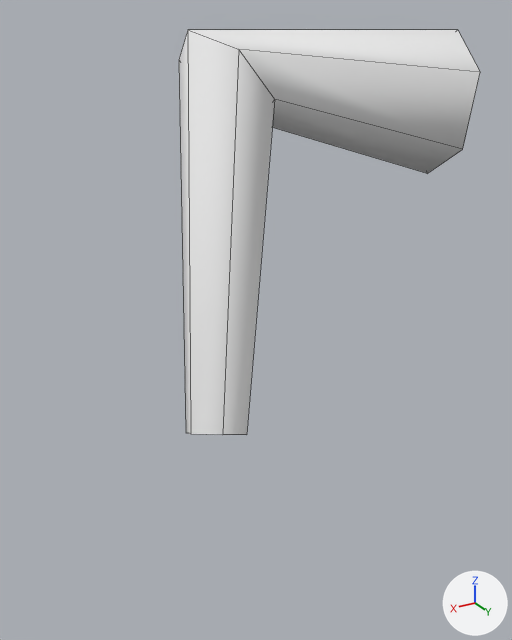
Before and after pictures for a commit that changed the FBX model unity/Assets/Art/Models/Sanshouuo_Leg2.fbx.
Both versions are drawn from a 50 mm lens placed at (0.777, 0.774, 0.118), pointed at (0.374, 0.103, -0.217). Every picture has the same lights, and +X, +Y and +Z are marked at lower right. The older version comes first. Mesh edges are drawn as thin lines. Where no turn or scale is listed for an object, it has been applied to the vertices.

The first picture shows 'Sanshouuo_Leg2'.
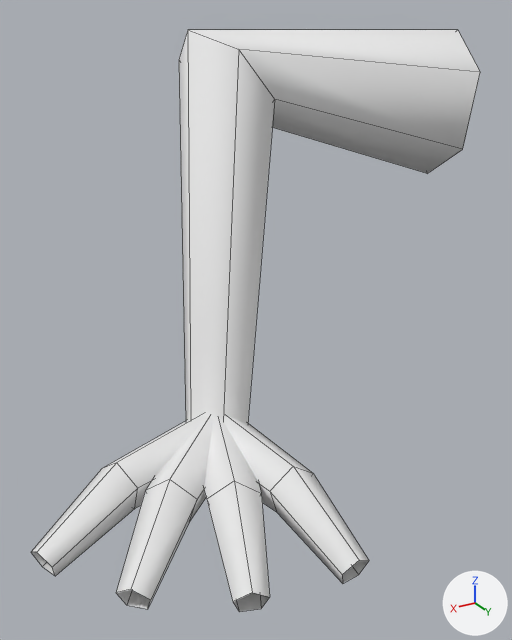
What the commit changed:
me_sanshouuo_leg2 is used by ob_sanshouuo_leg2; location (0.0, 0.0, 0.0).
me_sanshouuo_leg2 had 18 vertices, 12 faces and spanned x -0.033..0.467, y -0.169..0.134, z -0.38..0.101.
me_sanshouuo_leg2 now has 78 vertices, 52 faces and spans x -0.033..0.681, y -0.169..0.365, z -0.394..0.101.
me_sanshouuo_leg2 part 1: a new loose piece of 15 vertices spanning x 0.416..0.681, y 0.066..0.209, z -0.394..-0.317, in mat_vertexcolor (white #e7e7e7).
me_sanshouuo_leg2 part 2: a new loose piece of 15 vertices spanning x 0.404..0.627, y 0.074..0.297, z -0.394..-0.317, in mat_vertexcolor (white #e7e7e7).
me_sanshouuo_leg2 part 3: a new loose piece of 15 vertices spanning x 0.396..0.54, y 0.086..0.35, z -0.394..-0.317, in mat_vertexcolor (white #e7e7e7).
me_sanshouuo_leg2 part 4: a new loose piece of 15 vertices spanning x 0.393..0.466, y 0.097..0.365, z -0.394..-0.317, in mat_vertexcolor (white #e7e7e7).

Changed parts and their boxes (x1, y1, x2, y2) in the pictures (512 x 640 px):
'Sanshouuo_Leg2', reshaped (49% wider, 44% taller)
    before: (179, 30, 480, 435)
    after: (31, 30, 480, 612)
part 1 of me_sanshouuo_leg2, added
    after: (31, 414, 206, 576)
part 2 of me_sanshouuo_leg2, added
    after: (116, 415, 214, 609)
part 3 of me_sanshouuo_leg2, added
    after: (204, 416, 270, 612)
part 4 of me_sanshouuo_leg2, added
    after: (223, 415, 369, 584)
